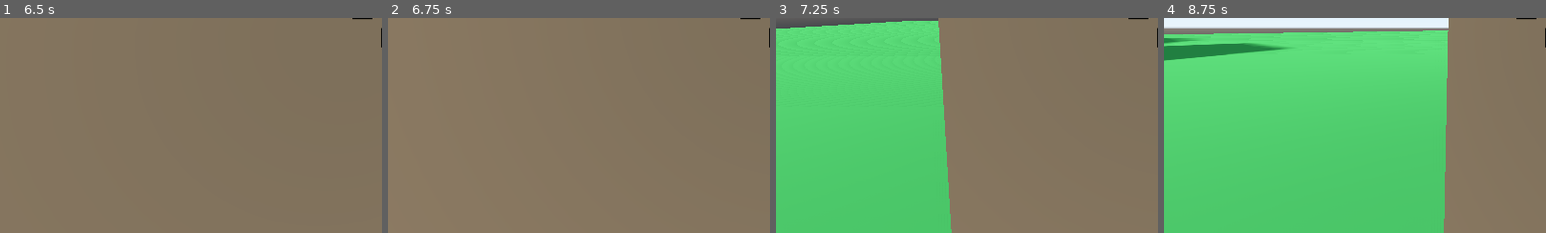
Above: before the commit, frames 1-4 (left to right).
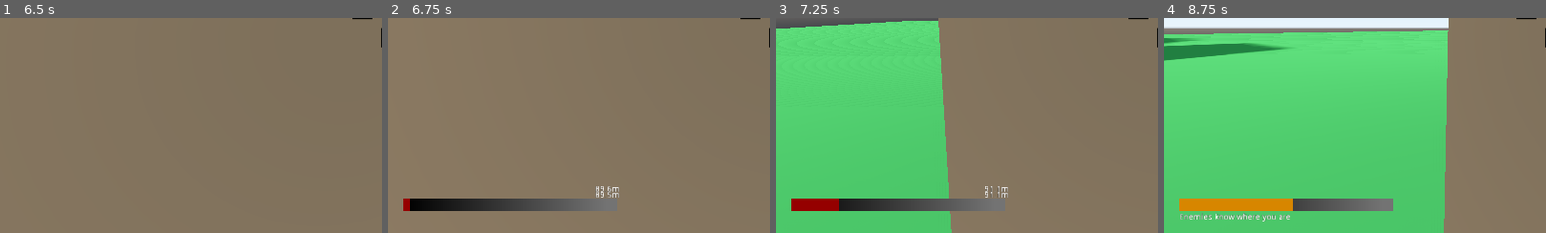
Above: after the commit, the same moments.

Repository: camgrodgers/senior-fps
Game: Godot game, scene res://Levels/GameLevel.tscn
Same seed, same stepped clock (60 frames per second), same inputs: the game is played once before the commit and once after it. This scene is started directly instead of the project's main scene.
Inputs (mouse positions are % of the whole screen's width and height, from its top left):
- Up to frame 1 (6.5 s): tap Enter at 0.5, 4.25 s; move the mouse to (49, 52) at 0.52 s; hold Up (move_forward) 0.53-2.78 s; tap C (crouch) at 0.6, 4.35 s; tap Space (jump) at 0.77, 1.52, 3.02, 3.5, 3.77, 4.52, 5.75, 6.02 s; move the mouse to (57, 51) at 1.27 s; tap E (interact) at 1.35, 5.1 s; move the mouse to (42, 49) at 2.02 s; hold Shift (sprint) 2.03-2.78 s; move the mouse to (51, 50) at 2.77 s; hold A (move_left) 2.78-3.53 s; click (51, 50) at 2.85 s; move the mouse to (46, 48) at 3.52 s; hold Right mouse button (use_item_alt) 3.53-4.28 s; hold Up (move_forward) 3.53-5.78 s; move the mouse to (55, 50) at 4.27 s; move the mouse to (45, 50) at 5.02 s; move the mouse to (52, 48) at 5.77 s; hold D (move_right) from 5.78 s (still down); tap Shift (sprint) at 5.85 s
- Up to frame 2 (6.75 s): tap Enter at 6.5 s; move the mouse to (49, 52) at 6.52 s; release D (move_right) at 6.53 s; press the mouse at (49, 52) at 6.53 s; hold Up (move_forward) from 6.53 s (still down)
- Up to frame 3 (7.25 s): keep holding Up (move_forward); tap Space (jump) at 6.77 s
- Up to frame 4 (8.75 s): keep holding Up (move_forward); move the mouse to (57, 51) at 7.27 s; release the mouse at (57, 51) at 7.28 s; right-click (57, 51) at 7.35 s; tap Space (jump) at 7.52 s; move the mouse to (42, 49) at 8.02 s; tap C (crouch) at 8.1 s
The pictures show only the part of the screen within x 0-50%, y 50-100%; the shares and areas given below are measured in that part.

Frame 1 is identical in both runs. In frame 2, 3.1% of the frame differs, in the area x 4-61%, y 78-90%; in frame 3, 3.1%; in frame 4, 3.7%, in the area x 4-60%, y 84-95%.
Error before the commit: Parse Error: Mixed tabs and spaces in indentation. (res://Enemies/Enemy.gd:204)

Commit message:
added looping to danger meter sound

Diff:
--- a/Enemies/Enemy.gd
+++ b/Enemies/Enemy.gd
@@ -201,7 +201,7 @@
 				return
 		SHOOT:
 			###TO DO: ADD POPPING OUT OF COVER###
-      if can_see_player and not $Enemy_audio_player.playing():
+			if can_see_player and not $Enemy_audio_player.playing():
 				$Enemy_audio_player.play_sound($Enemy_audio_player.enemy_shot)
 			aim_at_player(delta)
 			cover_timer += delta
--- a/Player/Player.gd
+++ b/Player/Player.gd
@@ -22,6 +22,8 @@
 	$Sound_Player.play_sound($Sound_Player.gun_cock)
 func _process(delta) -> void:
 	$Danger_Player.volume_db = -50 + PlayerStats.danger_level / 2
+	if not $Danger_Player.playing:
+		$Danger_Player.play()
 	print(vel)
 	if (vel >= Vector3(.5, 0, .5) or vel <= Vector3(-.5, 0, -.5)) and is_on_floor():
 
